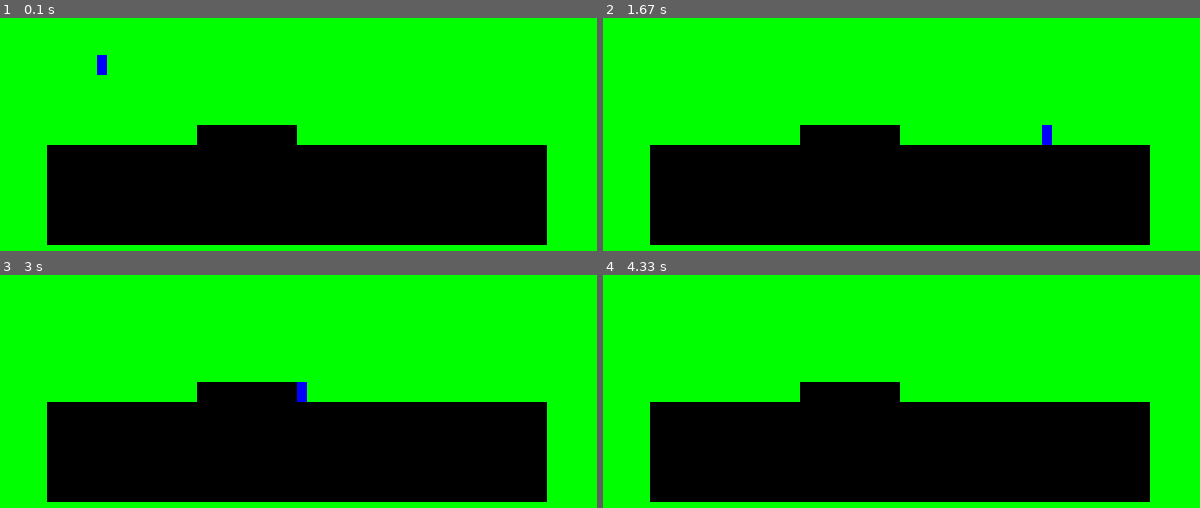
Above: before the commit, frames 1-4 (two rows, left to right).
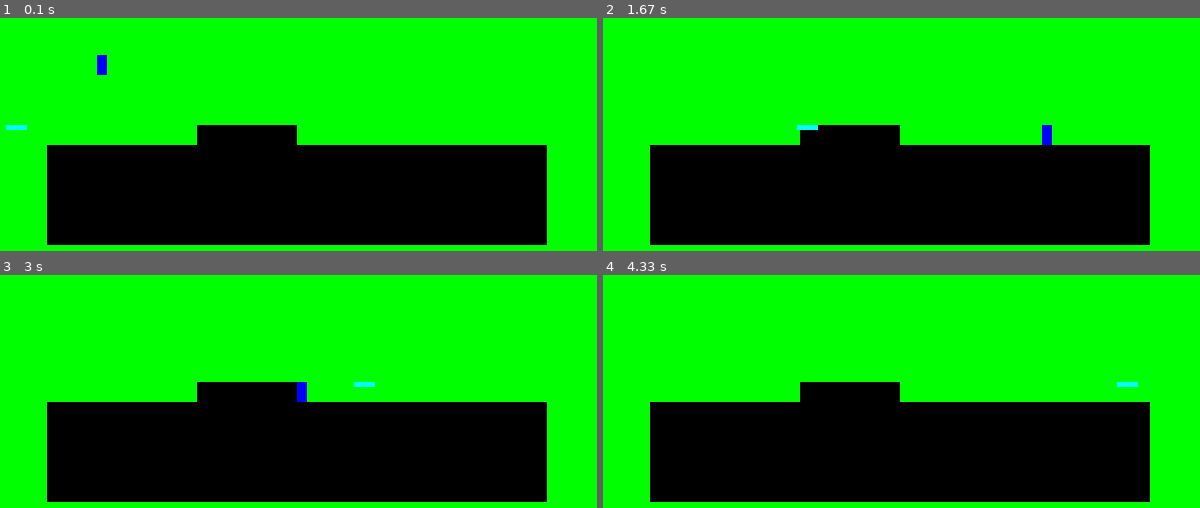
Above: after the commit, the same moments.

Repository: ALEXANDER-Denni/pygame_platformer
Game: pygame game, started from main.py
The game is run twice, just before and just after one commit, with the same random seed, the same clock (stepped at 60 frames per second) and the same inputs.
Inputs:
- Up to frame 1 (0.1 s): no input
- Up to frame 2 (1.67 s): hold D 0.33-0.8 s; hold W 0.83-1.13 s; hold D 1.17-1.63 s
- Up to frame 3 (3 s): hold A 1.67-2.2 s; hold S 2.23-2.53 s; tap Space at 2.57 s
- Up to frame 4 (4.33 s): hold W 3.33-3.7 s; hold D from 3.73 s (still down)

The runs differ from the first frame. In frame 1, less than 0.1% of the frame differs, in the area x 1-5%, y 45-49%; in frame 2, less than 0.1%; in frame 3, less than 0.1%; in frame 4, less than 0.1%.

Commit message:
Add files via upload

Diff:
--- a/main.py
+++ b/main.py
@@ -3,7 +3,8 @@
 
 import collision
 import player
-import wall
+import platforms
+import moving_platform
 
 os.environ['SDL_AUDIODRIVER'] = 'directx'
 
@@ -31,13 +32,15 @@
 def draw_background():
     screen.fill((0, 255, 0))
 
-walls = pygame.sprite.Group()
+level_platforms = pygame.sprite.Group()
 
-walls.add(wall.wall(50, 200, 500, 100, screen))
-walls.add(wall.wall(200, 180, 100, 20, screen))
+level_platforms.add(platforms.platform(50, 200, 500, 100, screen))
+level_platforms.add(platforms.platform(200, 180, 100, 20, screen))
 
 bullets = pygame.sprite.Group()
 
+moving_platform_1 = moving_platform.moving_platform(0, 180, 20, 5, SCREEN_WIDTH, 10*60, screen)
+level_platforms.add(moving_platform_1)
 run = True
 while run:
     draw_background()
@@ -69,12 +72,13 @@
             if event.key == pygame.K_SPACE:
                 shoot = False
 
-    walls.update()
+    level_platforms.update()
+    moving_platform_1.update()
     player_object.move(move_left, move_right, jump, move_down)
     if shoot:
         player_object.shoot(bullets)
     bullets.update()
-    collide = collision.platform_collisions(player_object, walls)# return (X collision, Y collision)
+    collide = collision.platform_collisions(player_object, level_platforms)# return (X collision, Y collision)
     if collide[0]:
         player_object.x_velocity = 0
     if collide[1]:
@@ -84,4 +88,4 @@
     player_object.draw()
     pygame.display.update()
 
-#add enemies, add more platforms, add moving platforms, add lasers, add switches and doors, add level builder script
+#add collision for moving platforms, add lasers, add switches and doors, add enemies, add images, add level builder script
--- /dev/null
+++ b/moving_platform.py
@@ -0,0 +1,31 @@
+import pygame
+import os
+
+class moving_platform(pygame.sprite.Sprite):
+    def __init__(self, x, y, w, h, distance, time_to_move, screen):
+        pygame.sprite.Sprite.__init__(self)
+        self.image = pygame.Surface([w, h])
+        self.image.fill((0,255,255))
+
+        self.rect = self.image.get_rect()
+        self.rect.x = x
+        self.rect.y = y
+
+        self.far_target = distance+x
+        self.close_target = x
+        self.time = time_to_move
+        self.direction = 1
+        self.speed = (self.far_target - self.close_target)/self.time
+        self.screen = screen
+
+    def draw(self):
+        self.screen.blit(self.image, self.rect)
+
+    def move(self):
+        self.rect.x += self.speed * self.direction
+        if self.rect.x >= self.far_target or self.rect.x <= self.close_target:
+            self.direction *= -1
+
+    def update(self):
+        self.move()
+        self.draw()
--- /dev/null
+++ b/platforms.py
@@ -0,0 +1,18 @@
+import pygame
+import os
+
+class platform(pygame.sprite.Sprite):
+    def __init__(self, x, y, w, h, screen):
+        pygame.sprite.Sprite.__init__(self)
+        self.image = pygame.Surface([w, h])
+        self.image.fill((0, 0, 0))
+        self.rect = self.image.get_rect()
+        self.rect.x = x
+        self.rect.y = y
+        self.screen = screen
+
+    def draw(self):
+        self.screen.blit(self.image, self.rect)
+
+    def update(self):
+        self.draw()
